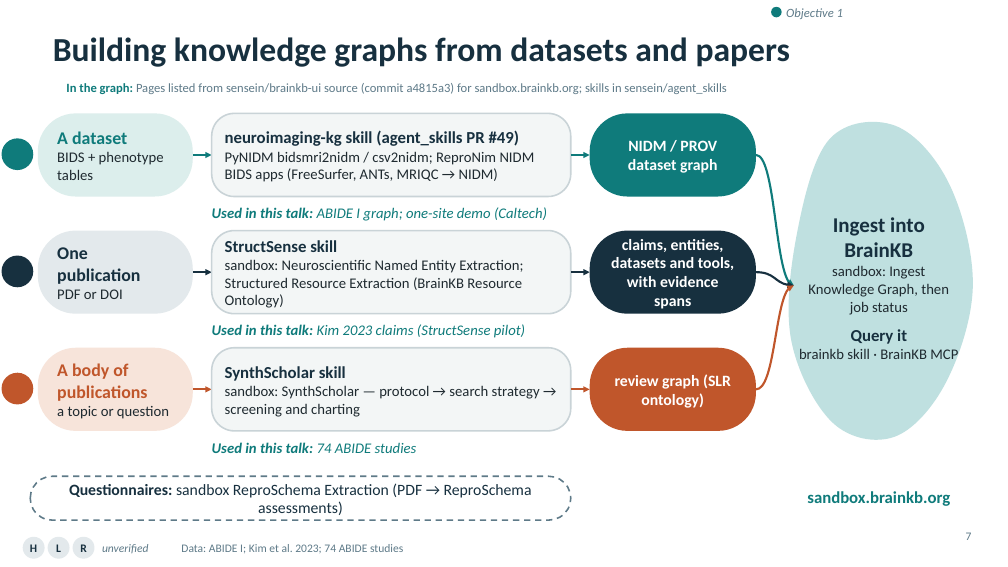
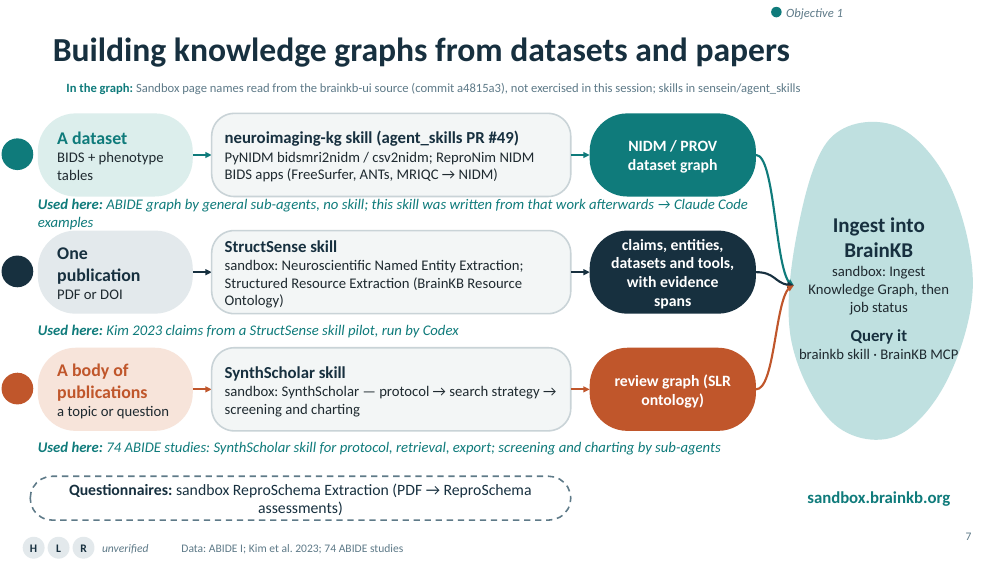
Before and after one commit to ReproNim/llm-workshop-kg, a slide deck: slide 7 of slides/Knowledge_Graphs_Skills_Neuroimaging_v4.pptx. Drawn at 1008x567 pixels with LibreOffice and Linux fonts; fonts in the diff are those of the drawing; background and template pictures are left out. Boxes give left, top, right and bottom in pixels: in the first picture for what was removed or moved away, otherwise in the second. Text is boxed around its words. In the diff, an @@ line names an element or a change of style, - is before the commit and + after.

Commit message:
[DATALAD RUNCMD] Build the deck (pptx) and its slide provenance (talk_provenance.ttl), two passes
=== Do not change lines below ===
{
 "chain": [],
 "cmd": "cd slides && node build_deck.js && uv run prov_query.py && node build_deck.js",
 "dsid": "ac6d69f8-1e00-4161-9f88-c8cc5a4964ec",
 "exit": 0,
 "extra_inputs": [],
 "inputs": [
  "slides/build_deck.js",
  "slides/values.js",
  "slides/values_map.json",
  "slides/apply_theme.js",
  "slides/old_deck_v3.md",
  "slides/figs_slide/*.png",
  "slides/demo/*.md",
  "slides/prov_query.py"
 ],
 "outputs": [
  "slides/Knowledge_Graphs_Skills_Neuroimaging_v4.pptx",
  "slides/talk_provenance.ttl",
  "slides/provenance_query.json"
 ],
 "pwd": "."
}
^^^ Do not change lines above ^^^

```diff
--- a/slides/Knowledge_Graphs_Skills_Neuroimaging_v4.pptx
+++ b/slides/Knowledge_Graphs_Skills_Neuroimaging_v4.pptx
@@ text at (66, 83, 800, 94): text changed @@
-In the graph: Pages listed from sensein/brainkb-ui source (commit a4815a3) for sandbox.brainkb.org; skills in sensein/agent_skills
+In the graph: Sandbox page names read from the brainkb-ui source (commit a4815a3), not exercised in this session; skills in sensein/agent_skills
@@ text at (38, 196, 748, 230): text changed @@
-Used in this talk: ABIDE I graph; one-site demo (Caltech)
+Used here: ABIDE graph by general sub-agents, no skill; this skill was written from that work afterwards → Claude Code examples
@@ text at (38, 324, 459, 338): text changed @@
-Used in this talk: Kim 2023 claims (StructSense pilot)
+Used here: Kim 2023 claims from a StructSense skill pilot, run by Codex
@@ text at (38, 441, 721, 455): text changed; bold off @@
-Used in this talk: 74 ABIDE studies
+Used here: 74 ABIDE studies: SynthScholar skill for protocol, retrieval, export; screening and charting by sub-agents
```
Also in this commit, not shown: 25 other slides changed, 1 slide added, 2 other files.
